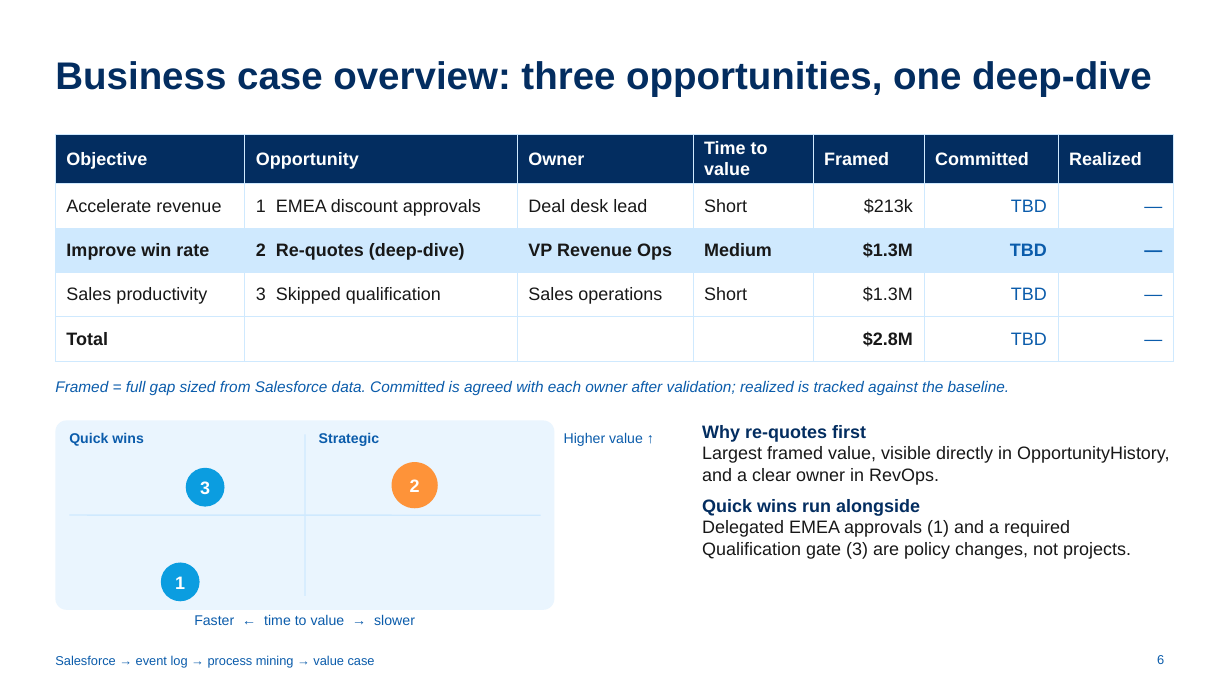
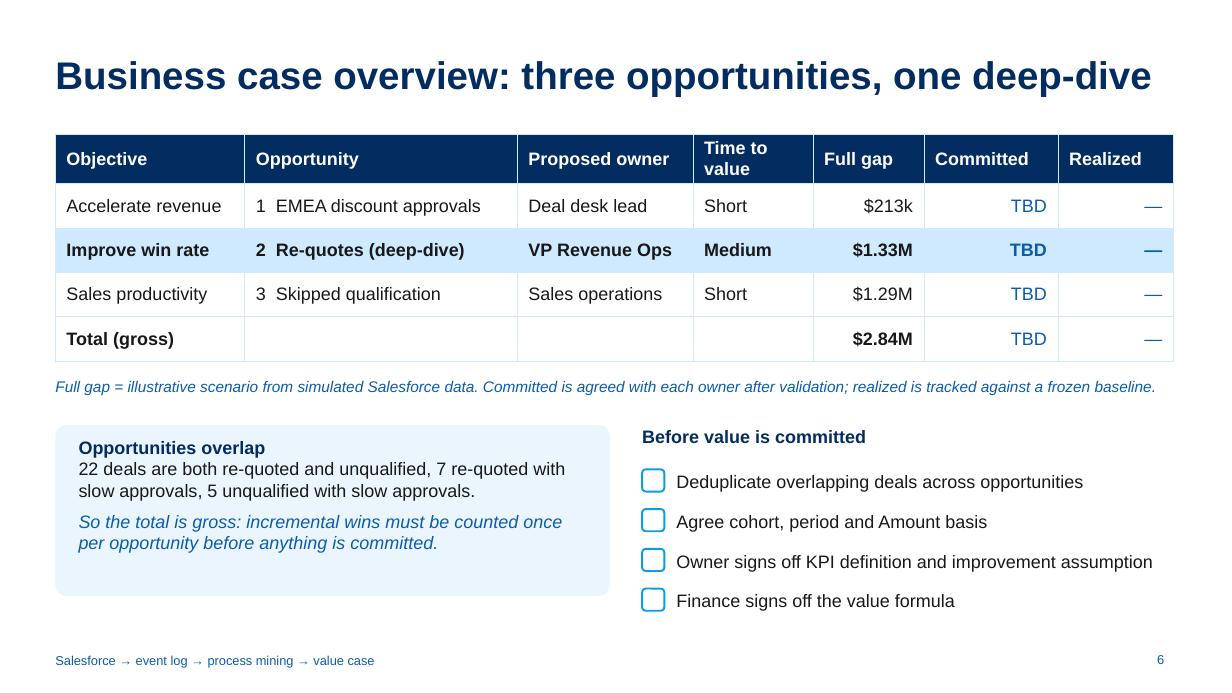
Before and after one commit to ch-lukas/salesforce-process-intelligence, a slide deck: slide 6 of deck/salesforce-process-intelligence.pptx. Drawn at 1232x693 pixels with LibreOffice and Linux fonts; fonts in the diff are those of the drawing. Boxes give left, top, right and bottom in pixels: in the first picture for what was removed or moved away, otherwise in the second. Text is boxed around its words. In the diff, an @@ line names an element or a change of style, - is before the commit and + after.

```diff
--- a/deck/salesforce-process-intelligence.pptx
+++ b/deck/salesforce-process-intelligence.pptx
@@ table at (x1=55, y1=134, x2=1174, y2=353) @@
-row 1, column 3: Owner
+row 1, column 3: Proposed owner
-row 1, column 5: Framed
+row 1, column 5: Full gap
-row 3, column 5: $1.3M
+row 3, column 5: $1.33M
-row 4, column 5: $1.3M
+row 4, column 5: $1.29M
-row 5, column 1: Total
+row 5, column 1: Total (gross)
-row 5, column 5: $2.8M
+row 5, column 5: $2.84M
@@ text at (x1=55, y1=381, x2=1157, y2=395): text changed @@
-Framed = full gap sized from Salesforce data. Committed is agreed with each owner after validation; realized is tracked against the baseline.
+Full gap = illustrative scenario from simulated Salesforce data. Committed is agreed with each owner after validation; realized is tracked against a frozen baseline.
@@ rounded rectangle resized from (x1=55, y1=421, x2=555, y2=610) to (x1=55, y1=425, x2=610, y2=596) @@
@@ rounded rectangle at (x1=55, y1=425, x2=610, y2=596): proportions changed @@
@@ text removed at (x1=69, y1=432, x2=143, y2=446) @@
-Quick wins
@@ text added at (x1=79, y1=441, x2=565, y2=553), 14 pt, text #181818 @@
+Opportunities overlap
+22 deals are both re-quoted and unqualified, 7 re-quoted with slow approvals, 5 unqualified with slow approvals.
+So the total is gross: incremental wins must be counted once per opportunity before anything is committed.
@@ line removed from (305, 434) to (305, 596) @@
@@ text removed at (x1=319, y1=432, x2=379, y2=446) @@
-Strategic
@@ text removed at (x1=564, y1=432, x2=643, y2=446) @@
-Higher value ↑
@@ text added at (x1=642, y1=430, x2=866, y2=443), 14 pt, text #032D60, bold @@
+Before value is committed
@@ text removed at (x1=702, y1=425, x2=1170, y2=559) @@
-Why re-quotes first
-Largest framed value, visible directly in OpportunityHistory, and a clear owner in RevOps.
-Quick wins run alongside
-Delegated EMEA approvals (1) and a required Qualification gate (3) are policy changes, not projects.
@@ ellipse removed at (x1=186, y1=468, x2=225, y2=506) @@
@@ ellipse removed at (x1=392, y1=462, x2=438, y2=508) @@
@@ text removed at (x1=410, y1=479, x2=420, y2=492) @@
-2
@@ rounded rectangle added at (x1=642, y1=470, x2=665, y2=492), fill #FFFFFF, outline #0B9DE0 1.5 pt @@
@@ text added at (x1=676, y1=475, x2=1083, y2=492), 14 pt, text #181818 @@
+Deduplicate overlapping deals across opportunities
@@ text removed at (x1=200, y1=481, x2=210, y2=494) @@
-3
@@ rounded rectangle added at (x1=642, y1=509, x2=665, y2=531), fill #FFFFFF, outline #0B9DE0 1.5 pt @@
@@ line removed from (69, 516) to (541, 516) @@
@@ text added at (x1=676, y1=515, x2=987, y2=532), 14 pt, text #181818 @@
+Agree cohort, period and Amount basis
@@ ellipse removed at (x1=161, y1=563, x2=200, y2=602) @@
@@ rounded rectangle added at (x1=642, y1=549, x2=665, y2=571), fill #FFFFFF, outline #0B9DE0 1.5 pt @@
@@ text added at (x1=676, y1=555, x2=1153, y2=572), 14 pt, text #181818 @@
+Owner signs off KPI definition and improvement assumption
@@ text removed at (x1=175, y1=576, x2=185, y2=589) @@
-1
@@ rounded rectangle added at (x1=642, y1=589, x2=665, y2=611), fill #FFFFFF, outline #0B9DE0 1.5 pt @@
@@ text added at (x1=676, y1=594, x2=955, y2=611), 14 pt, text #181818 @@
+Finance signs off the value formula
@@ text removed at (x1=194, y1=614, x2=415, y2=625) @@
-Faster ← time to value → slower
```
Also in this commit, not shown: 7 other slides changed, 25 other files.
